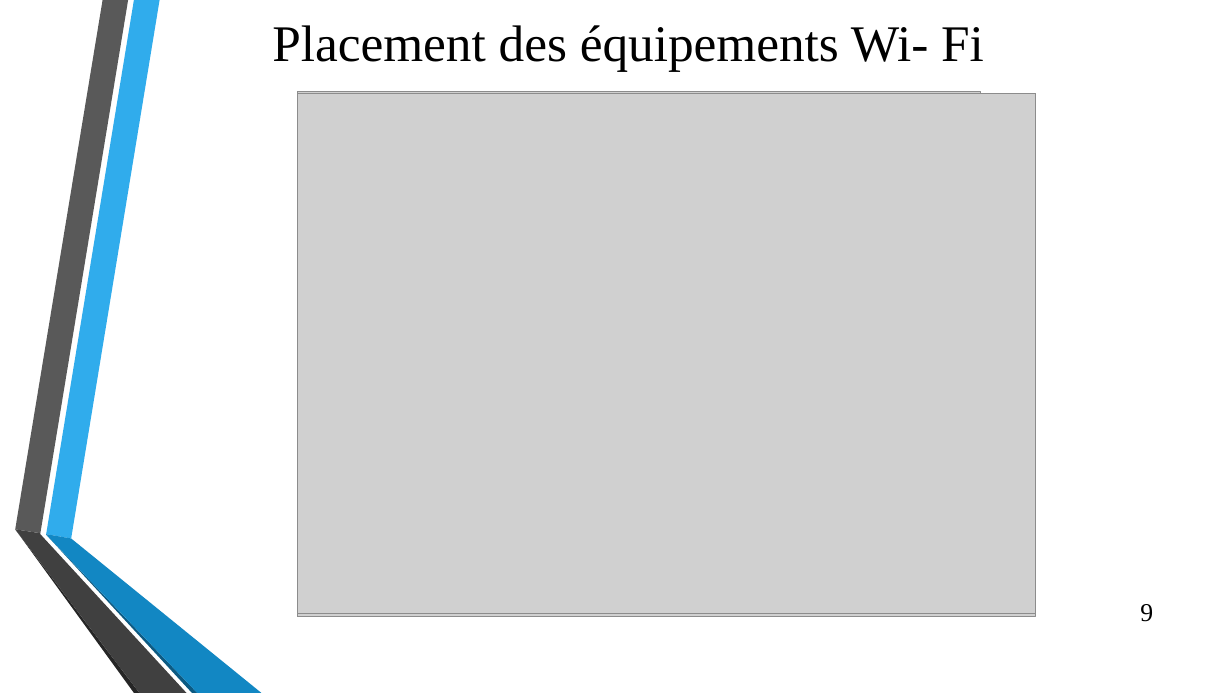
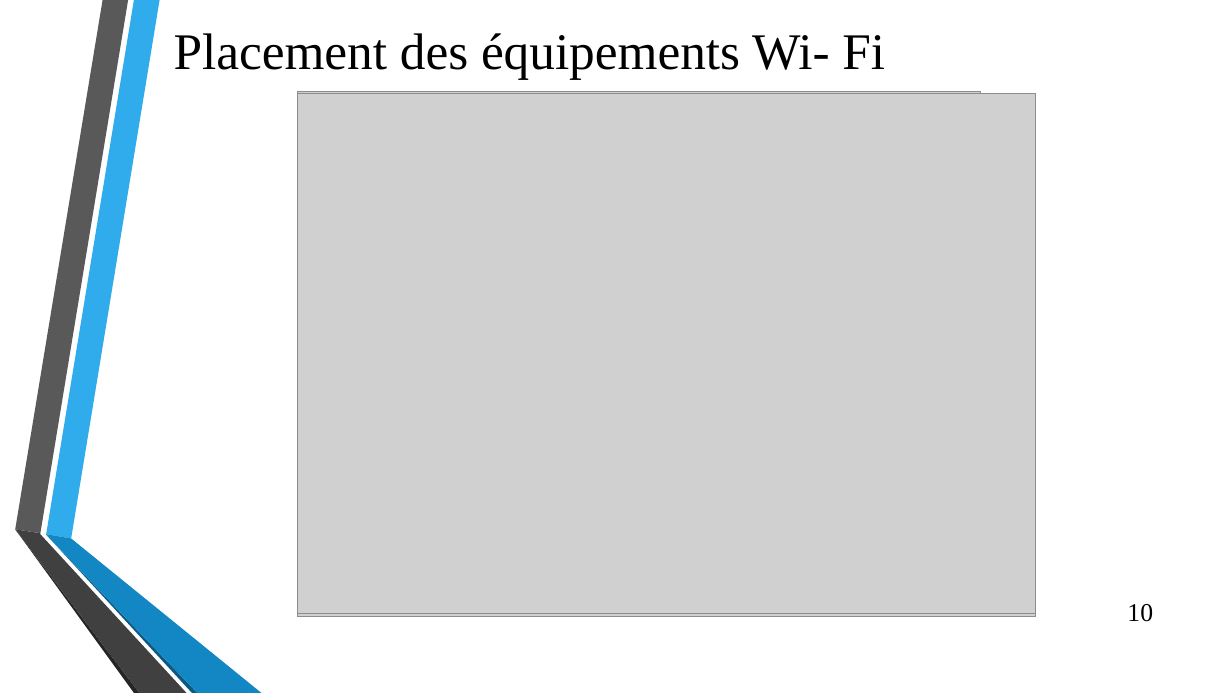
Before and after one commit to Efiria/Carnofluxe, a slide deck: slide 10 of Presentation2.pptx (slide 9 before the commit). Drawn at 1232x693 pixels with LibreOffice and Linux fonts; fonts in the diff are those of the drawing; grey boxes stand for pictures; background and template pictures are left out. Boxes give left, top, right and bottom in pixels: in the first picture for what was removed or moved away, otherwise in the second. Text is boxed around its words. In the diff, an @@ line names an element or a change of style, - is before the commit and + after.

Commit message:
presentation

```diff
--- a/Presentation2.pptx
+++ b/Presentation2.pptx
@@ title "Placement des équipements Wi- Fi": place and size @@
-title "Placement des équipements Wi- Fi" at (272, 25, 984, 72)
+title "Placement des équipements Wi- Fi" at (174, 33, 885, 80)
@@ page number at (1127, 604, 1153, 622): text changed @@
-9
+10
```
Also in this commit, not shown: 6 other slides changed, 5 slides added, 4 slides removed.
